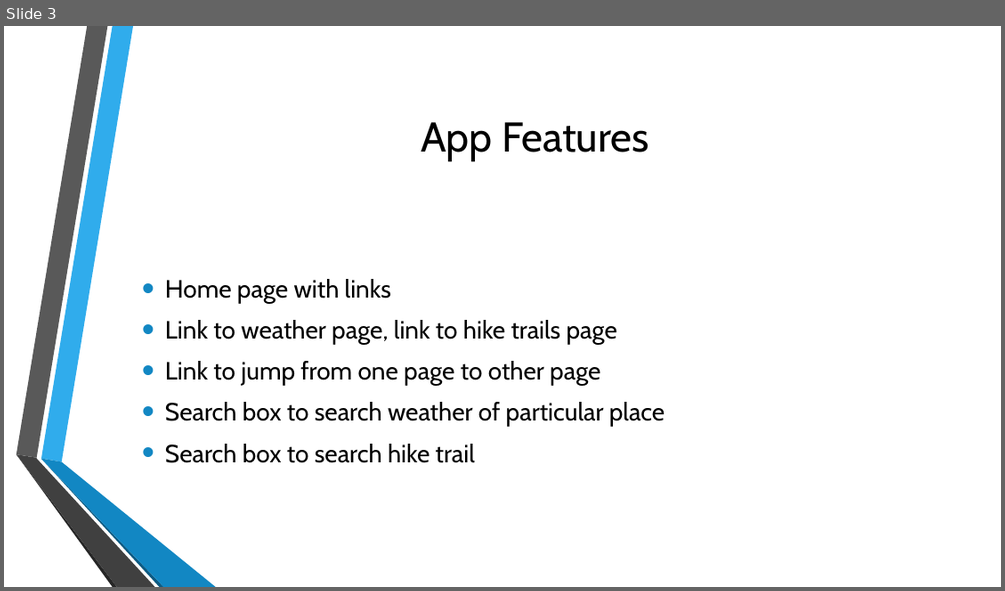
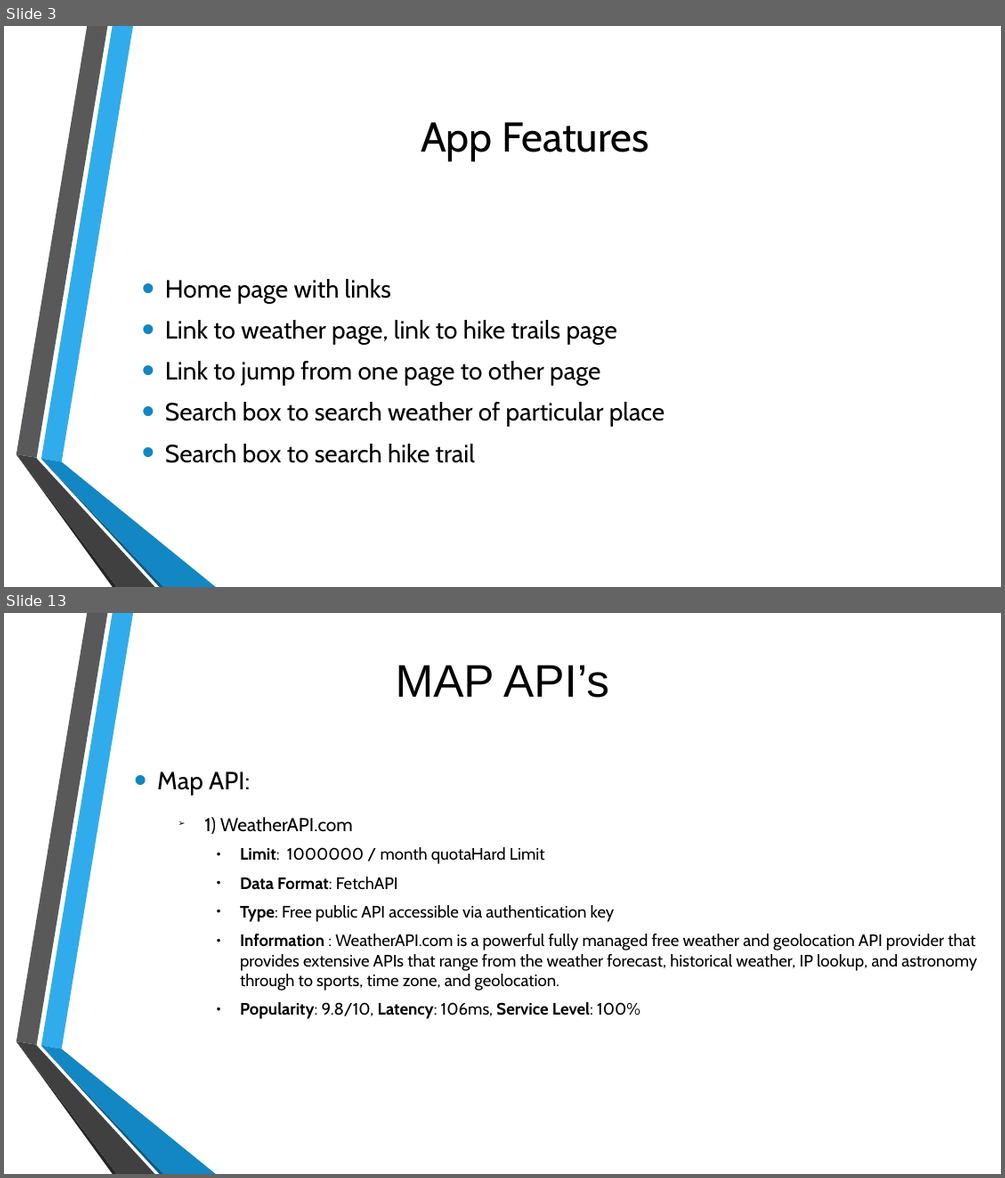
Before and after one commit to HarshaRamayanam/webdev-project, a slide deck: Project proposal.pptx. Shown one above the other, each under a label of ours: slide 3 before the commit, slides 3 and 13 after it; the slides between them are not shown. The pictures are 1005x591 and 1005x1178 pixels, drawn with LibreOffice and Linux fonts; fonts in the diff are those of the drawing; background and template pictures are left out. Boxes give left, top, right and bottom in pixels: in the first picture for what was removed or moved away, otherwise in the second. Text is boxed around its words. In the diff, an @@ line names an element or a change of style, - is before the commit and + after.

```diff
--- a/Project proposal.pptx
+++ b/Project proposal.pptx
@@ slide 13 added at [4, 613, 1001, 1174], background picture (left out); not listed: 6 template elements that a slide beside it also shows @@
@@ title added at [396, 665, 609, 698], 44 pt, text #000000 @@
+MAP API’s
@@ subtitle added at [157, 771, 977, 1019], 16 pt, text #000000 @@
+• Map API:
+  ➢ 1) WeatherAPI.com
+    ● Limit: 1000000 / month quotaHard Limit
+    ● Data Format: FetchAPI
+    ● Type: Free public API accessible via authentication key
+    ● Information : WeatherAPI.com is a powerful fully managed free weather and geolocation API provider that provides extensive APIs that range from the weather forecast, historical weather, IP lookup, and astronomy through to sports, time zone, and geolocation.
+    ● Popularity: 9.8/10, Latency: 106ms, Service Level: 100%
```
Also in this commit, not shown: 7 slides changed, 4 other slides added.
